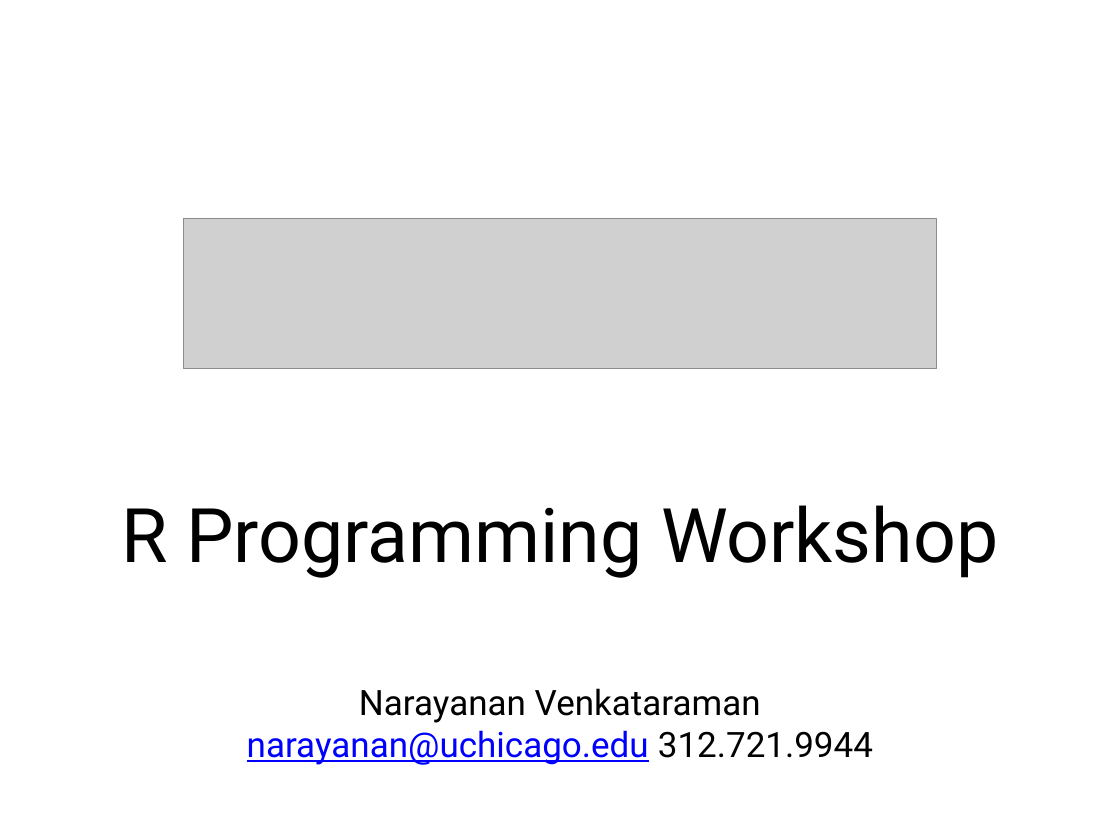
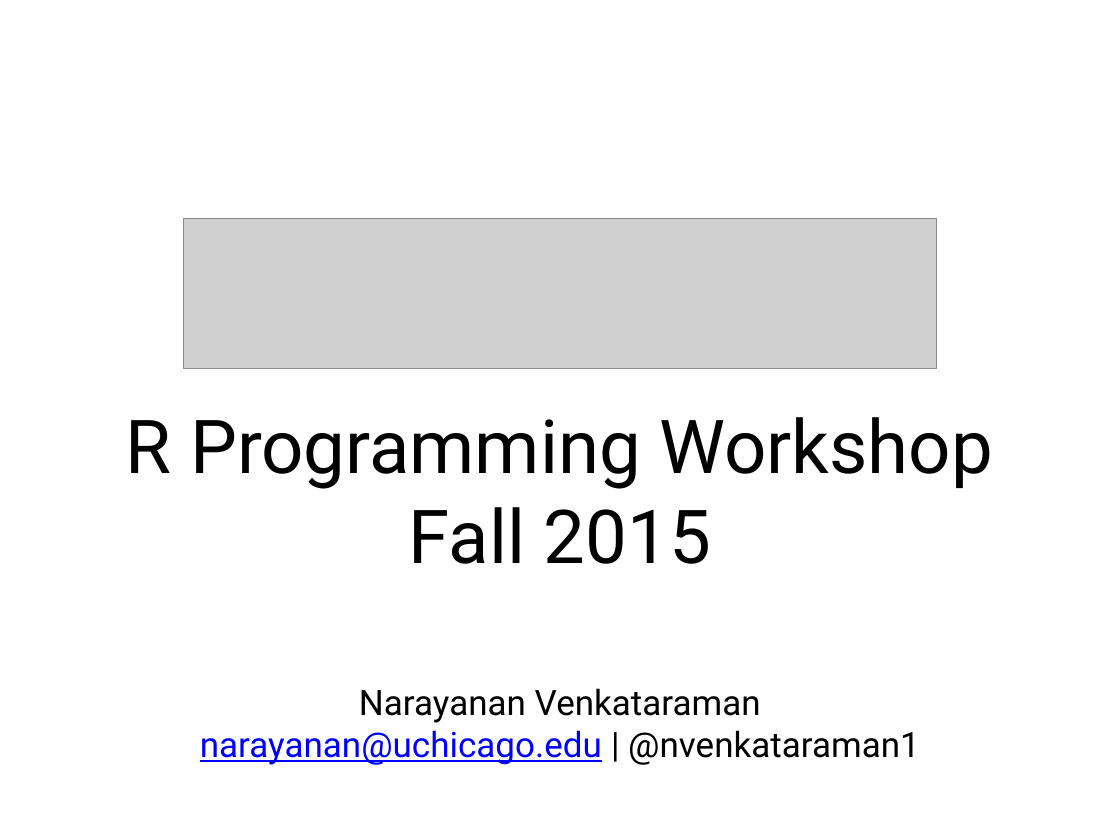
Before and after one commit to nvenkataraman1/RProgrammingWorkshop, a slide deck: slide 1 of sessions/w1/Week1.pptx. Drawn at 1120x840 pixels with LibreOffice and Linux fonts; fonts in the diff are those of the drawing; grey boxes stand for pictures. Boxes give left, top, right and bottom in pixels: in the first picture for what was removed or moved away, otherwise in the second. Text is boxed around its words. In the diff, an @@ line names an element or a change of style, - is before the commit and + after.

Commit message:
fall2015 week 1 revamped materials

```diff
--- a/sessions/w1/Week1.pptx
+++ b/sessions/w1/Week1.pptx
@@ title at box(126, 417, 993, 564): text changed; size 68.8 to 68 pt @@
-R Programming Workshop
+R Programming Workshop
+Fall 2015
@@ text at box(200, 730, 920, 765): text changed @@
-narayanan@uchicago.edu 312.721.9944
+narayanan@uchicago.edu | @nvenkataraman1
```
Also in this commit, not shown: 9 other slides changed, 2 slides added, 8 slides removed, 1 other file.
